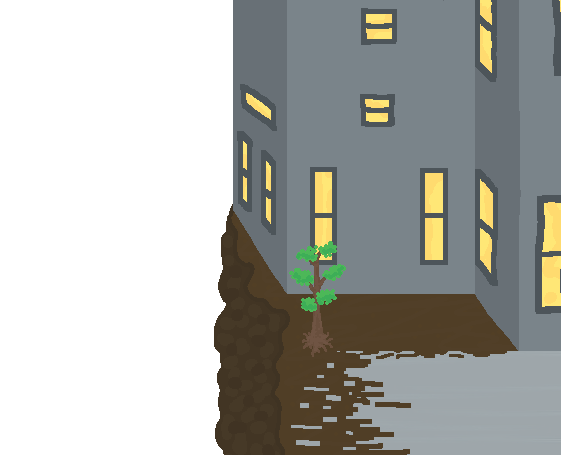
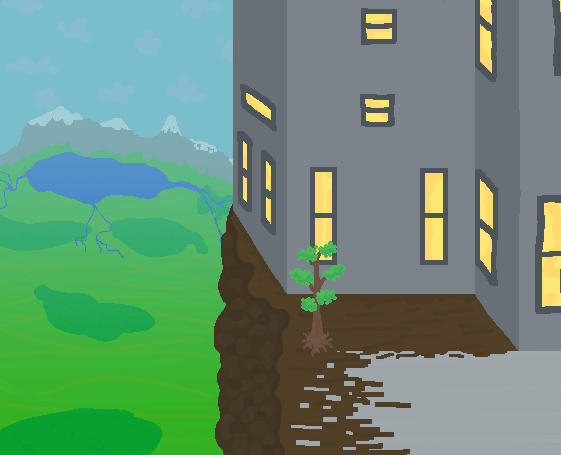
Comparing the layer stacks of the two 561×455 images. Changes:
painted on "dirt" over 233, 213, 495, 452
added group "BKG" with 4 layers above "Background" over 0, 0, 495, 455
added layer "Layer 16" (65%) in group "BKG" over 0, 0, 495, 414
added layer "Layer 15" in group "BKG" over 3, 186, 234, 455
added layer "Layer 14" in group "BKG" over 0, 185, 234, 455
added layer "Layer 13" in group "BKG" over 0, 0, 292, 455
